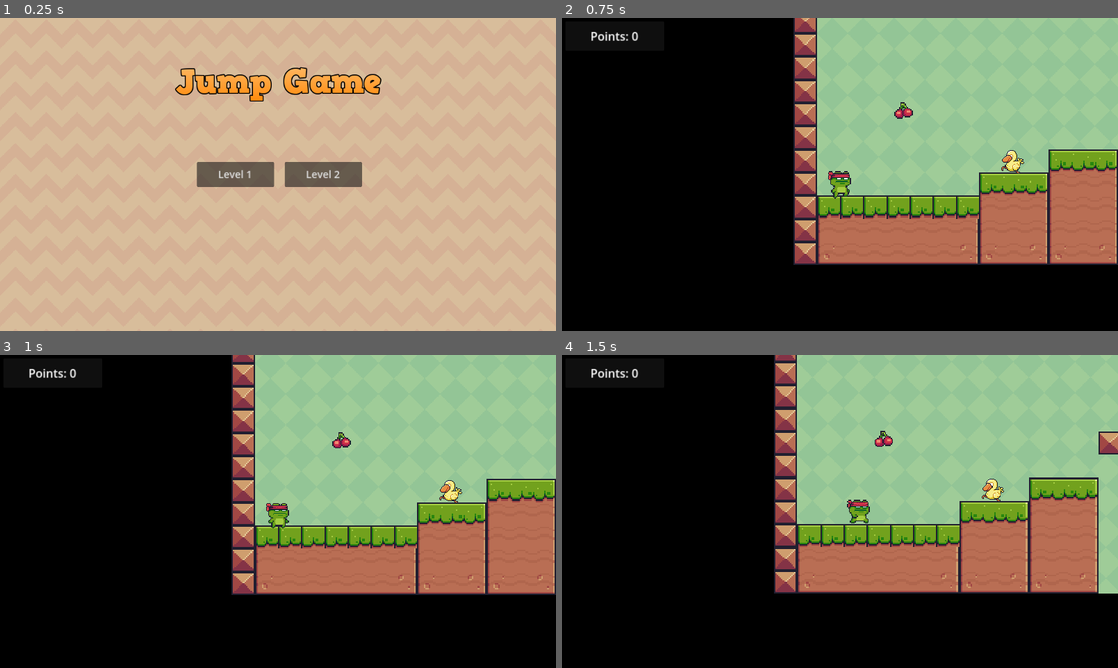
Above: before the commit, frames 1-4 (two rows, left to right).
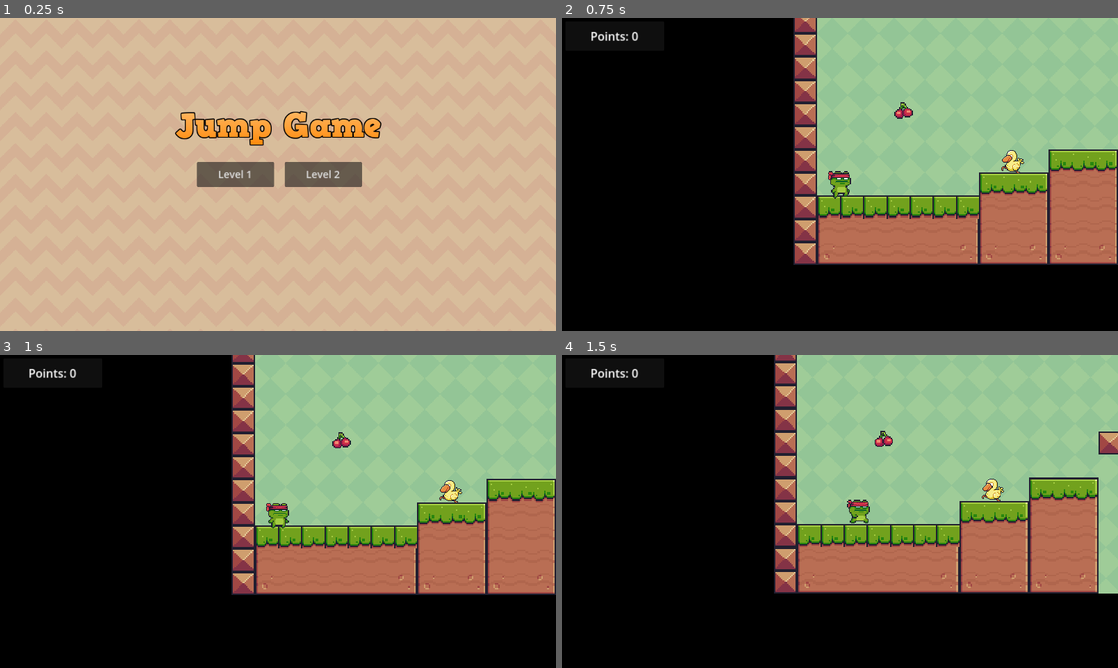
Above: after the commit, the same moments.

Repository: juanmagelay/2d-platformer-videogame
Game: Godot game, scene res://scenes/main_menu.tscn
The game is run twice, just before and just after one commit, with the same random seed, the same clock (stepped at 60 frames per second) and the same inputs.
Inputs:
- Up to frame 1 (0.25 s): no input
- Up to frame 2 (0.75 s): click "Level 1" at 0.5 s
- Up to frame 3 (1 s): no input
- Up to frame 4 (1.5 s): hold Right (right) from 1.28 s (still down)

The runs differ from the first frame. In frame 1, 4.2% of the frame differs, in the area x 31-69%, y 15-41%; in frame 2, nothing differs; in frame 3, nothing differs; in frame 4, nothing differs.

Commit message:
Game name position and anchor point

Diff:
--- a/scenes/main_menu.tscn
+++ b/scenes/main_menu.tscn
@@ -18,13 +18,15 @@
 stretch_mode = 1
 
 [node name="TextureRect" type="TextureRect" parent="."]
-anchors_preset = 5
+anchors_preset = -1
 anchor_left = 0.5
+anchor_top = 0.352
 anchor_right = 0.5
+anchor_bottom = 0.352
 offset_left = -222.5
-offset_top = 93.0
+offset_top = -44.096
 offset_right = 222.5
-offset_bottom = 181.0
+offset_bottom = 43.904
 grow_horizontal = 2
 texture = ExtResource("2_dajls")
 
